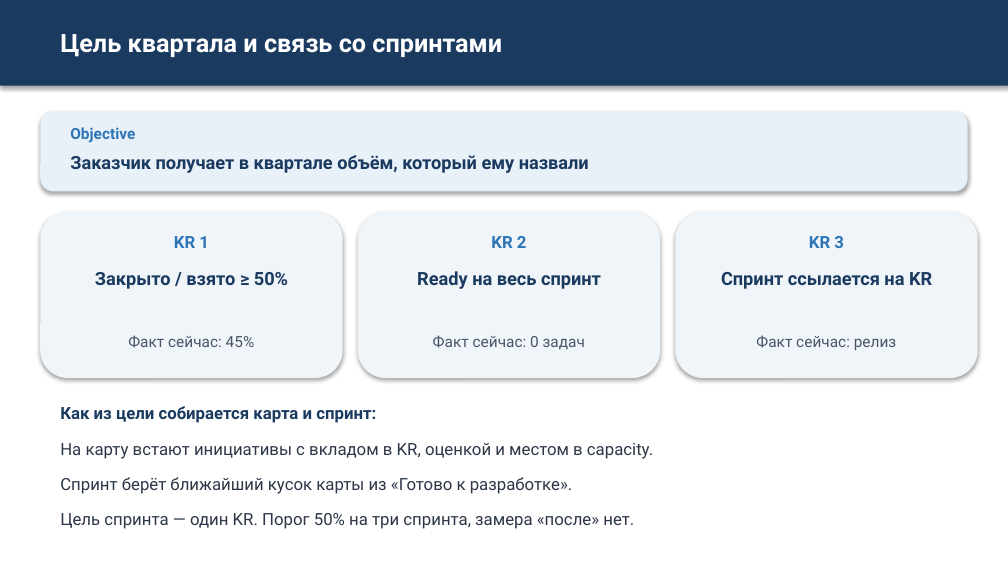
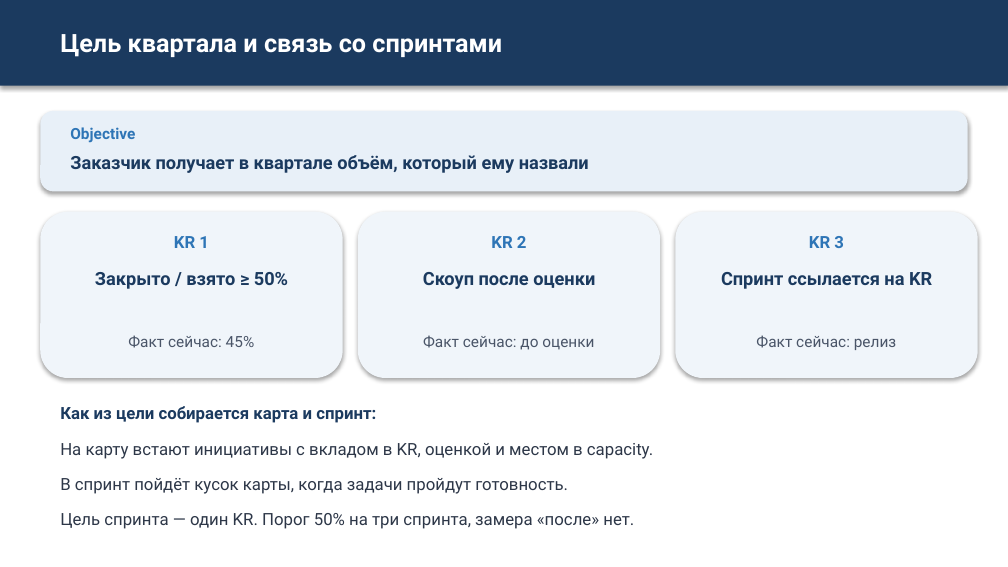
Before and after one commit to camelot270/otus_work, a slide deck: slide 13 of docs/Zashita_proekta_Skvoznoe_planirovanie.pptx. Drawn at 1008x567 pixels with LibreOffice and Linux fonts; fonts in the diff are those of the drawing. Boxes give left, top, right and bottom in pixels: in the first picture for what was removed or moved away, otherwise in the second. Text is boxed around its words. In the diff, an @@ line names an element or a change of style, - is before the commit and + after.

```diff
--- a/docs/Zashita_proekta_Skvoznoe_planirovanie.pptx
+++ b/docs/Zashita_proekta_Skvoznoe_planirovanie.pptx
@@ text at [423, 272, 595, 289]: text changed @@
-Ready на весь спринт
+Скоуп после оценки
@@ text at [423, 335, 594, 350]: text changed @@
-Факт сейчас: 0 задач
+Факт сейчас: до оценки
@@ text at [60, 478, 568, 494]: text changed @@
-Спринт берёт ближайший кусок карты из «Готово к разработке».
+В спринт пойдёт кусок карты, когда задачи пройдут готовность.
```
Also in this commit, not shown: 3 other slides changed.
